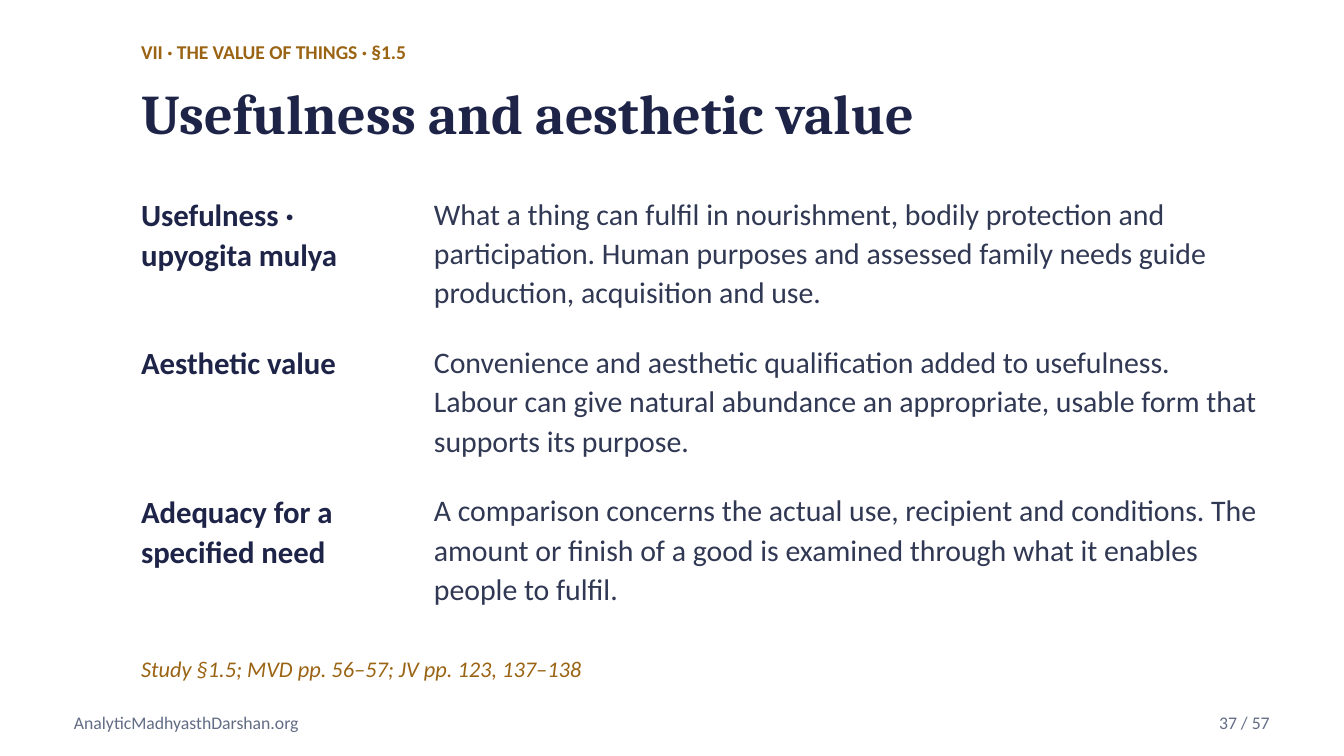
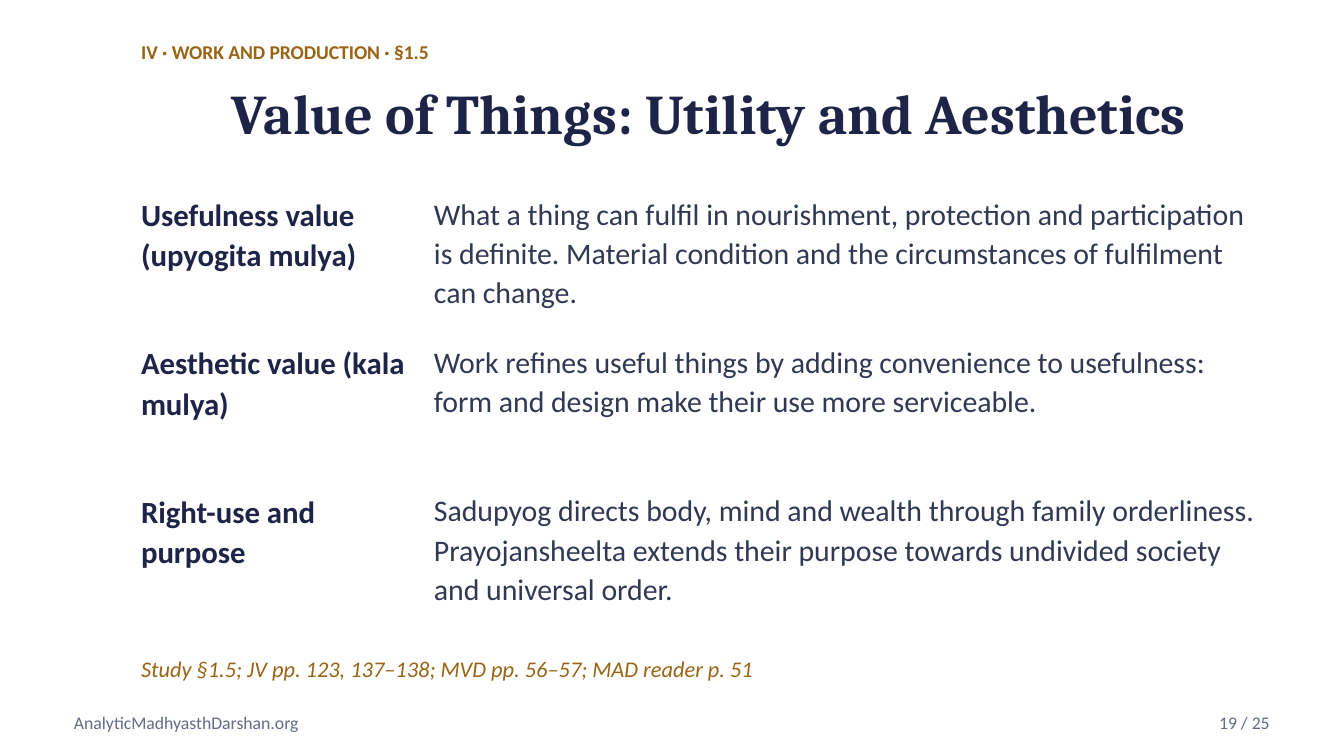
Before and after one commit to raghavamohan/AnalyticMadhyasthDarshan, a slide deck: slide 19 of Studies/Axiology-Value-Theory/Axiology-Value-Theory-Madhyasth-Darshan.pptx (slide 37 before the commit). Drawn at 1344x756 pixels with LibreOffice and Linux fonts; fonts in the diff are those of the drawing. Boxes give left, top, right and bottom in pixels: in the first picture for what was removed or moved away, otherwise in the second. Text is boxed around its words. In the diff, an @@ line names an element or a change of style, - is before the commit and + after.

```diff
--- a/Studies/Axiology-Value-Theory/Axiology-Value-Theory-Madhyasth-Darshan.pptx
+++ b/Studies/Axiology-Value-Theory/Axiology-Value-Theory-Madhyasth-Darshan.pptx
@@ text at [141,45,429,60]: text changed @@
-VII · THE VALUE OF THINGS · §1.5
+IV · WORK AND PRODUCTION · §1.5
@@ text at [232,94,1186,147]: text changed @@
-Usefulness and aesthetic value
+Value of Things: Utility and Aesthetics
@@ text at [141,204,357,272]: text changed @@
-Usefulness · upyogita mulya
+Usefulness value (upyogita mulya)
@@ text at [434,204,1244,308]: text changed @@
-What a thing can fulfil in nourishment, bodily protection and participation. Human purposes and assessed family needs guide production, acquisition and use.
+What a thing can fulfil in nourishment, protection and participation is definite. Material condition and the circumstances of fulfilment can change.
@@ text at [141,351,405,420]: text changed @@
-Aesthetic value
+Aesthetic value (kala mulya)
@@ text at [434,352,1205,417]: text changed @@
-Convenience and aesthetic qualification added to usefulness. Labour can give natural abundance an appropriate, usable form that supports its purpose.
+Work refines useful things by adding convenience to usefulness: form and design make their use more serviceable.
@@ text at [141,501,315,568]: text changed @@
-Adequacy for a specified need
+Right-use and purpose
@@ text at [434,500,1253,601]: text changed @@
-A comparison concerns the actual use, recipient and conditions. The amount or finish of a good is examined through what it enables people to fulfil.
+Sadupyog directs body, mind and wealth through family orderliness. Prayojansheelta extends their purpose towards undivided society and universal order.
@@ text at [141,661,753,681]: text changed @@
-Study §1.5; MVD pp. 56–57; JV pp. 123, 137–138
+Study §1.5; JV pp. 123, 137–138; MVD pp. 56–57; MAD reader p. 51
@@ text at [1219,717,1270,729]: text changed @@
-37 / 57
+19 / 25
```
Also in this commit, not shown: 19 other slides changed, 5 slides added, 37 slides removed, 1 other file.
